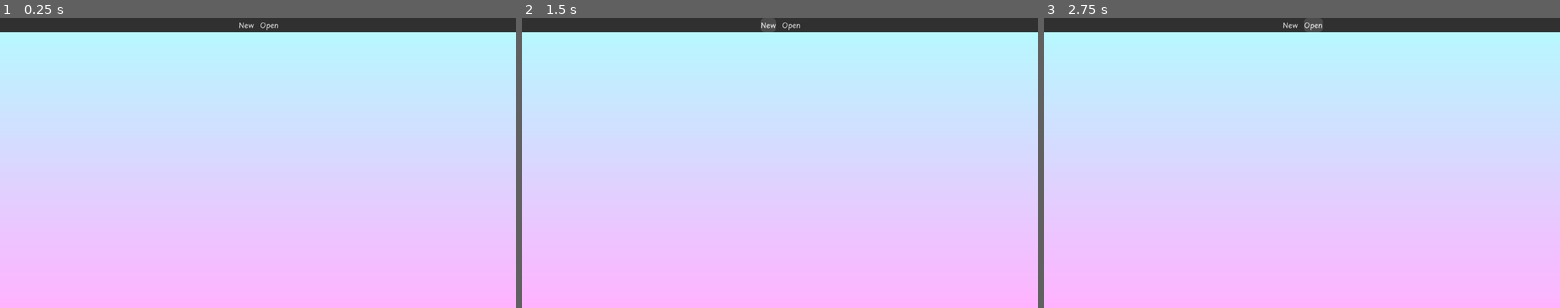
Above: before the commit, frames 1-3 (left to right).
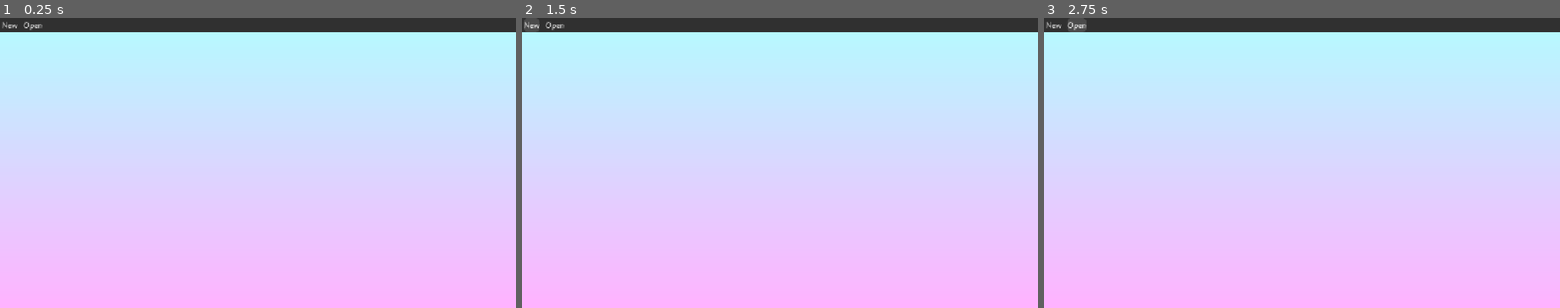
Above: after the commit, the same moments.

Repository: GreggZumbari/EasyEmbroidery
Game: Godot game, scene res://src/scenes/Main.tscn
The game is run twice, just before and just after one commit, with the same random seed, the same clock (stepped at 60 frames per second) and the same inputs.
Inputs:
- Up to frame 1 (0.25 s): no input
- Up to frame 2 (1.5 s): click "New" at 0.5 s; click "New" at 1.25 s
- Up to frame 3 (2.75 s): click "Open" at 2 s

The runs differ from the first frame. In frame 1, 0.1% of the frame differs, in the area x 0-54%, y 1-5%; in frame 2, 0.3%; in frame 3, 0.4%, in the area x 0-54%, y 0-5%.

Commit message:
Title Bar fixed

Diff:
--- a/project.godot
+++ b/project.godot
@@ -20,7 +20,7 @@
 window/size/viewport_width=1280
 window/size/viewport_height=720
 window/size/extend_to_title=true
-window/stretch/mode="viewport"
+window/stretch/mode="canvas_items"
 window/stretch/aspect="expand"
 
 [physics]
--- a/src/scenes/Main.tscn
+++ b/src/scenes/Main.tscn
@@ -30,4 +30,7 @@
 size_flags_vertical = 4
 texture = SubResource("GradientTexture2D_x4os5")
 
-[node name="TitleBar" parent="CanvasLayer" unique_id=2011153432 instance=ExtResource("1_x4os5")]
+[node name="TitleBar" parent="." unique_id=2011153432 instance=ExtResource("1_x4os5")]
+layout_mode = 1
+offset_bottom = -35.280003
+grow_horizontal = 2
--- a/src/scenes/TitleBar.tscn
+++ b/src/scenes/TitleBar.tscn
@@ -37,7 +37,6 @@
 [node name="HBoxContainer" type="HBoxContainer" parent="PanelContainer/MarginContainer" unique_id=915186474]
 layout_mode = 2
 theme = ExtResource("1_08wis")
-alignment = 1
 
 [node name="NewButton" type="Button" parent="PanelContainer/MarginContainer/HBoxContainer" unique_id=1551020272]
 custom_minimum_size = Vector2(38, 35)
